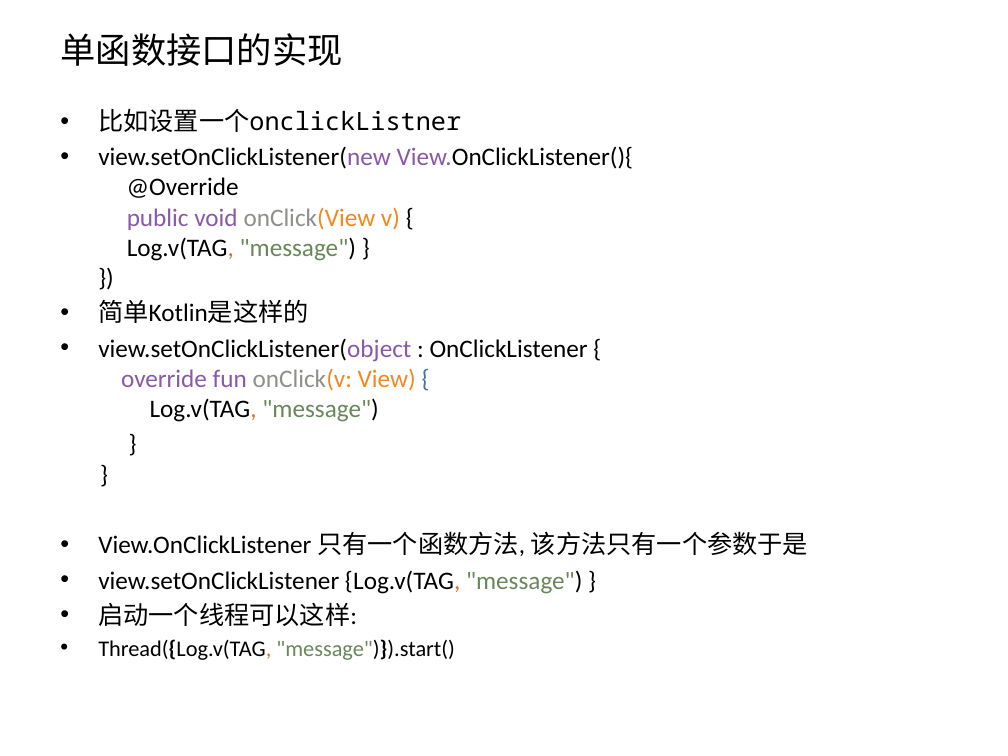
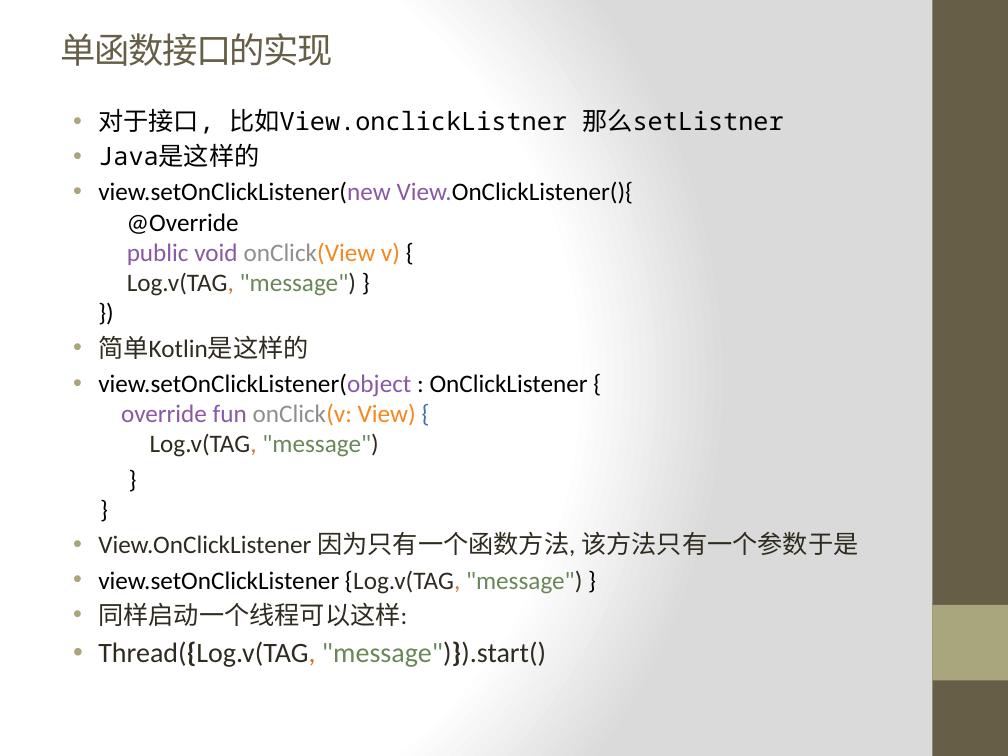
Before and after one commit to zxf2871/KotlinStudy, a slide deck: slide 26 of Kotlin初探.pptx. Drawn at 1008x756 pixels with LibreOffice and Linux fonts; fonts in the diff are those of the drawing. Boxes give left, top, right and bottom in pixels: in the first picture for what was removed or moved away, otherwise in the second. Text is boxed around its words. In the diff, an @@ line names an element or a change of style, - is before the commit and + after.

```diff
--- a/Kotlin初探.pptx
+++ b/Kotlin初探.pptx
@@ background #FFFFFF to gradient #FFFFFF to #DADADA @@
@@ rectangle added at [932, 0, 1008, 756], fill #675E47 @@
@@ title "单函数接口的实现" at [60, 33, 333, 66]: font Calibri to Cambria, text colour #000000 to #675E47, letter spacing 0 to -1 pt @@
@@ text at [98, 108, 784, 167]: text changed @@
-• 比如设置一个onclickListner
+• 对于接口, 比如View.onclickListner 那么setListner
+• Java是这样的
@@ text at [98, 181, 634, 667]: text colour #000000 to #2F2B20 in "Log.v(TAG, "message")", "简单Kotlin是这样的", "Log.v(TAG, "message")", "{Log.v(TAG, "message")" and 1 more places; size 16 to 20 pt in "Thread({Log.v(TAG, "message")}).start()"; indent changed @@
@@ text at [98, 531, 858, 556]: text changed; text colour #000000 to #2F2B20 @@
-• View.OnClickListener 只有一个函数方法, 该方法只有一个参数于是
+• View.OnClickListener 因为只有一个函数方法, 该方法只有一个参数于是
@@ text at [98, 602, 407, 626]: text changed; text colour #000000 to #2F2B20 @@
-• 启动一个线程可以这样:
+• 同样启动一个线程可以这样:
@@ rectangle added at [932, 605, 1008, 680], fill #A9A57C @@
```
Also in this commit, not shown: 34 other slides changed, 1 slide removed, 1 other file.
